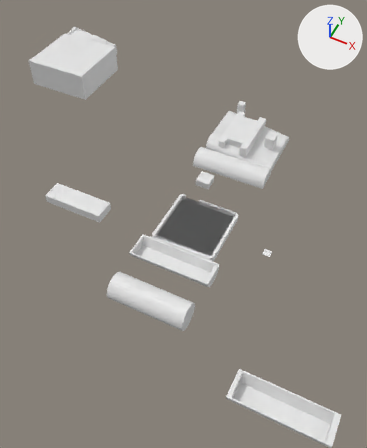
What one commit did to the Blender file case.blend.
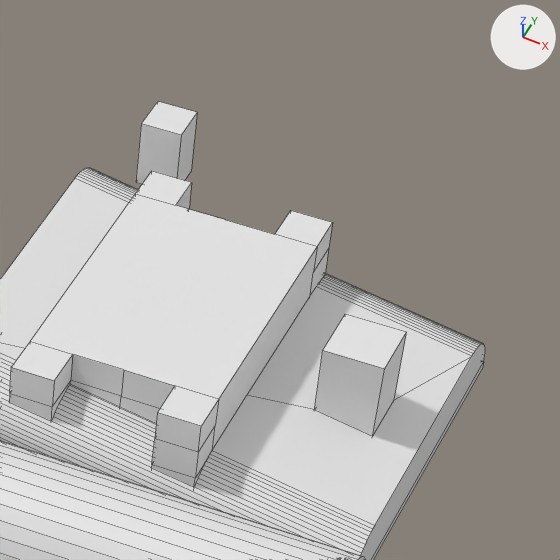
There are two pictures of each version: one whole from a camera (50 mm lens) standing at (130.1, -286.2, 357.1) and looking at (-30.5, 34.9, -44.3), one close up on the part from 59% to 82% of the width and 19% to 38% of the height. Arrows for +X, +Y and +Z are at upper right; the lights stay in place. The close-ups show mesh edges as thin lines.

The first close-up shows 'ScreenTILT', 'feetBR', 'joiner', 'switchHole'.
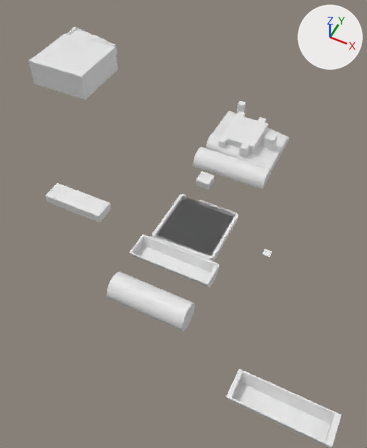
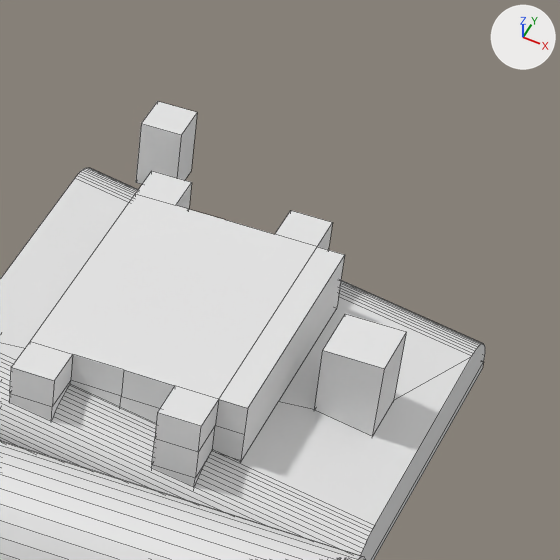
What differs and where, as boxes [x1, y1, x2, y2] in the close-ups (560 x 560 px):
'joiner', reshaped
    both: [0, 168, 485, 560]
'ScreenTILT', reshaped
    before: [9, 171, 333, 487]
    after: [9, 171, 345, 487]
part 1 of me_cube_004, built on
    before: [213, 247, 317, 448]
    after: [213, 247, 345, 462]

What changed in the scene script:
```text
Change me_cube_004:
    used by ob_screentilt; location = (-2.3, 86.0, 20.4); scale = (0.0192, 0.0192, 0.0192)
    remove me_cube_004.from_pydata(...)  # 90 vertices, 76 faces; spans x -1100.0..539.0, y 756.0..3719.0, z -963.0..113.0
    add me_cube_004.from_pydata(...)  # 100 vertices, 86 faces; spans x -1100.0..786.0, y 756.0..3719.0, z -963.0..113.0
    me_cube_004 part 1
    1 face is deleted
    10 new vertices lie (247.0, 0.0, 0.0) away from vertices in x 539.0, y 1128.0..3348.0, z -963.0..113.0
    11 new faces join them
```
